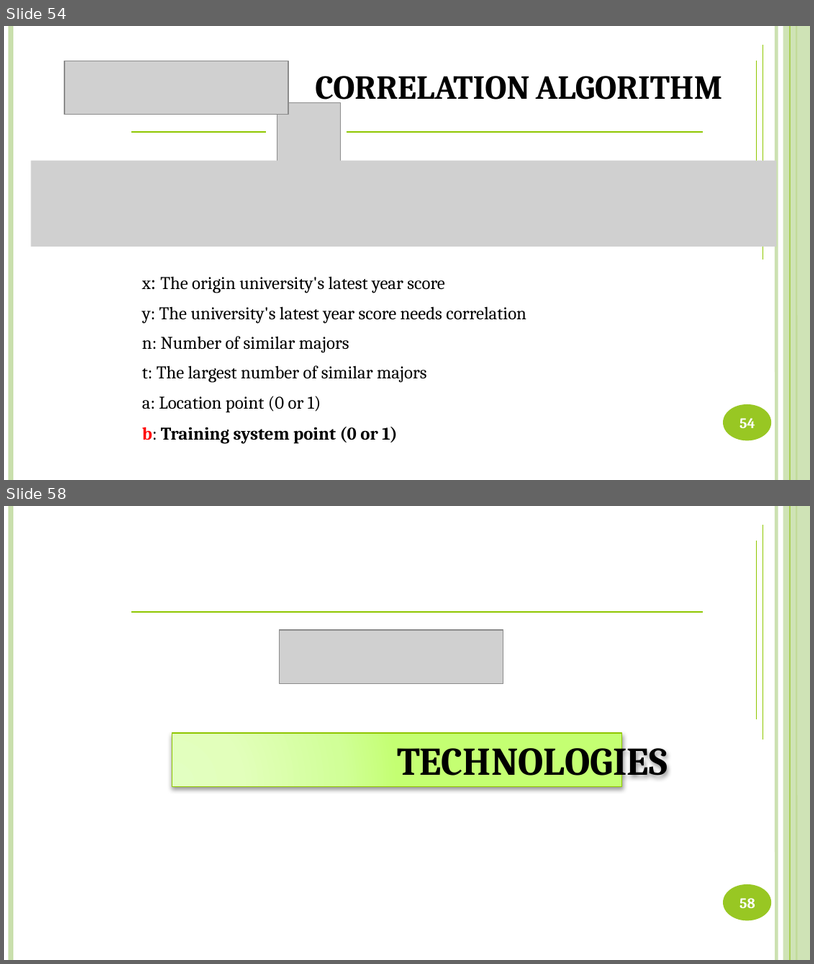
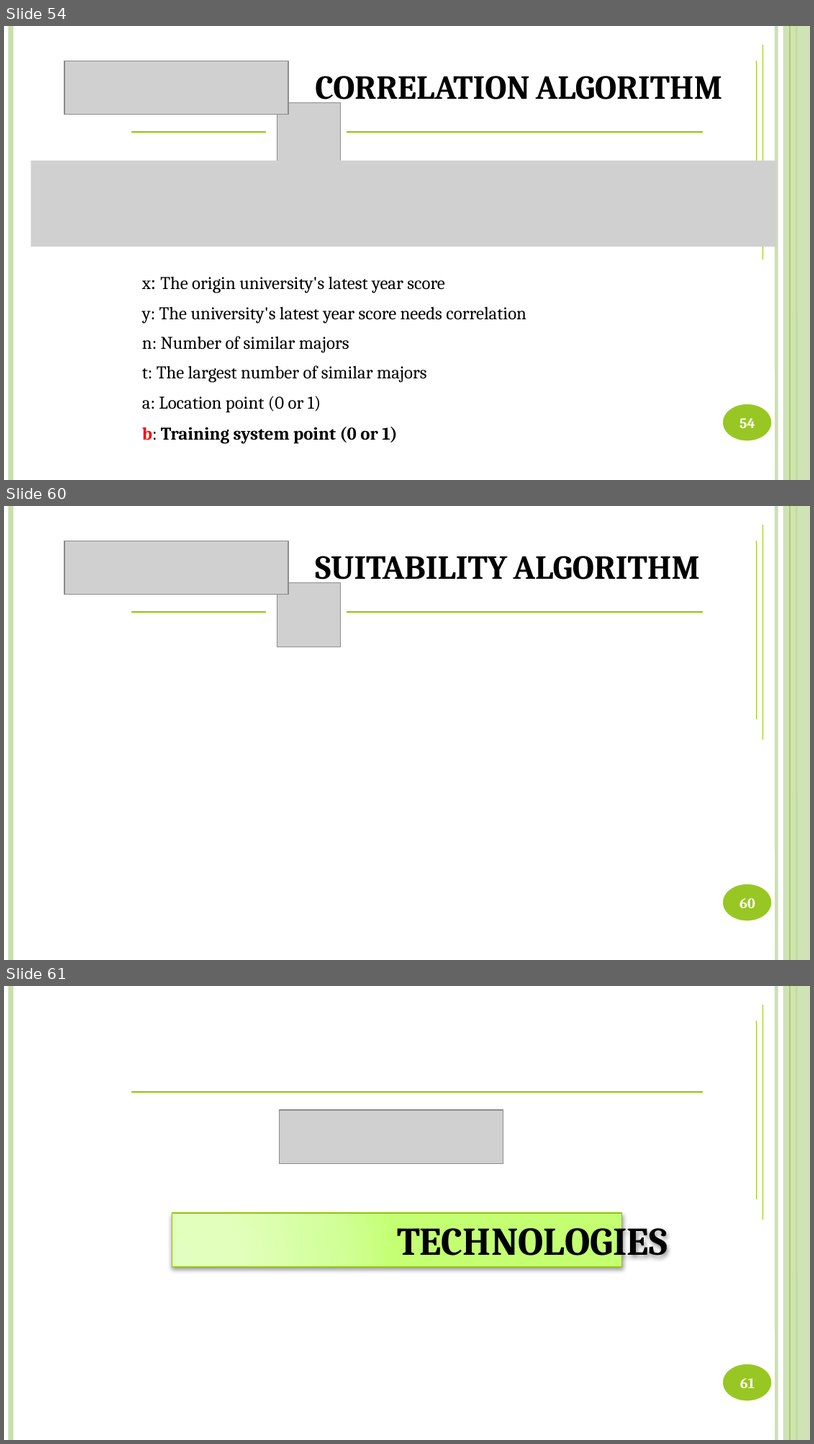
Before and after one commit to DanhLT2/Slide-Unistar, a slide deck: Slide-UniStar/UniStar.pptx. Shown one above the other, each under a label of ours: slides 54 and 58 before the commit, slides 54, 60 and 61 after it; the slides between them are not shown. The pictures are 814x964 and 814x1444 pixels, drawn with LibreOffice and Linux fonts; fonts in the diff are those of the drawing; grey boxes stand for pictures. Boxes give left, top, right and bottom in pixels: in the first picture for what was removed or moved away, otherwise in the second. Text is boxed around its words. In the diff, an @@ line names an element or a change of style, - is before the commit and + after.

```diff
--- a/Slide-UniStar/UniStar.pptx
+++ b/Slide-UniStar/UniStar.pptx
@@ slide 60 added at [4, 506, 810, 960], background #FFFFFF; not listed: 6 template elements that a slide beside it also shows @@
@@ line added from (764, 740) to (764, 525), #8FC800 1 pt @@
@@ picture added at [64, 541, 288, 595] @@
@@ line added from (756, 720) to (756, 540), #8FC800 1 pt @@
@@ text added at [315, 556, 700, 586], 30 pt, text #000000, bold, small capitals @@
+SUITABILITY ALGORITHM
@@ picture added at [277, 582, 340, 646] @@
@@ line added from (131, 612) to (266, 612), #8FC800 1 pt @@
@@ line added from (347, 612) to (703, 612), #8FC800 1 pt @@
@@ page number added at [740, 898, 756, 908], 13 pt, text #FFFFFF, bold @@
+60
@@ what was slide 58 is now slide 61 @@
@@ page number at [741, 1378, 755, 1388]: text changed @@
-58
+61
```
Also in this commit, not shown: 7 slides changed, 2 other slides added, 1 slide removed.
